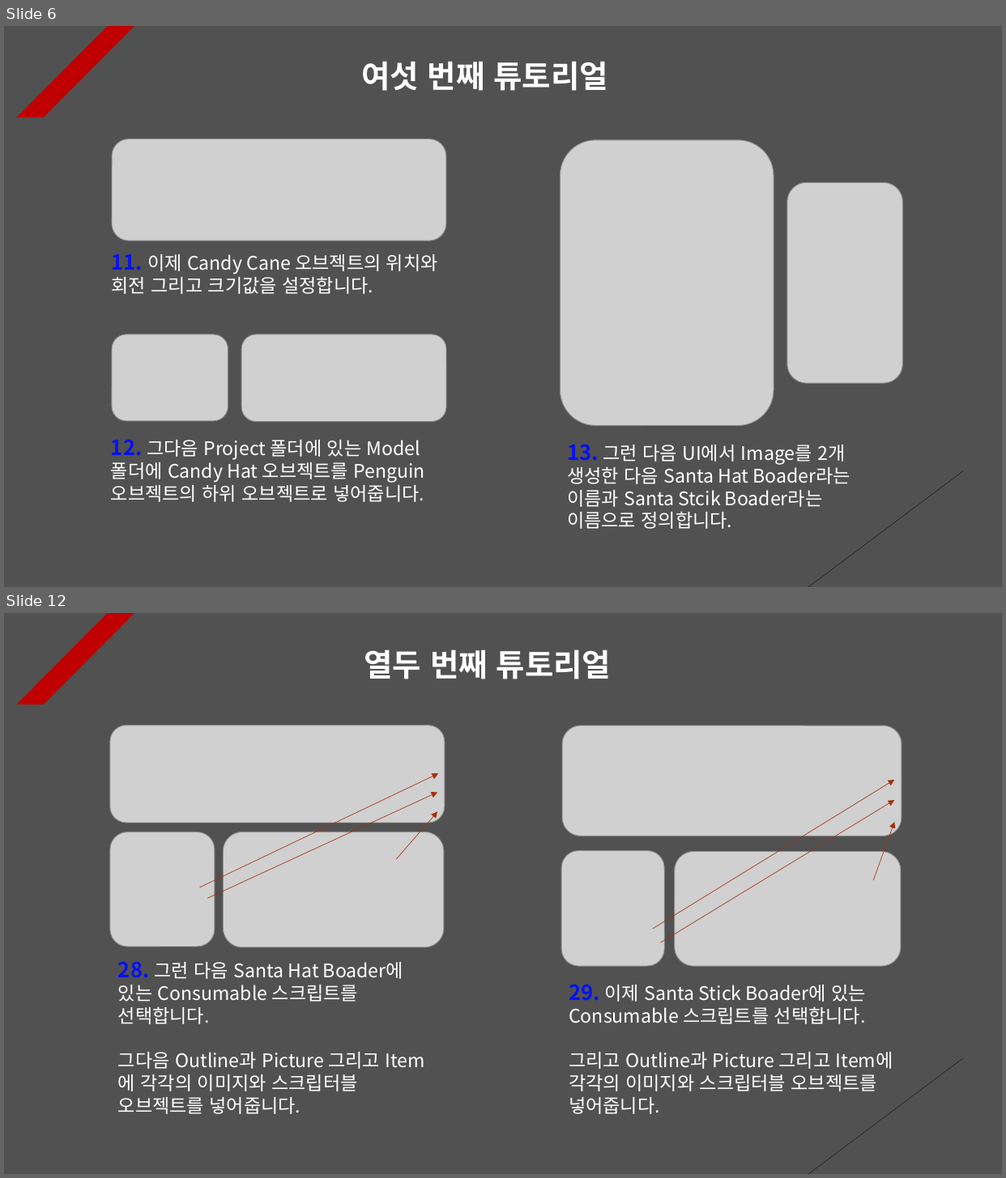
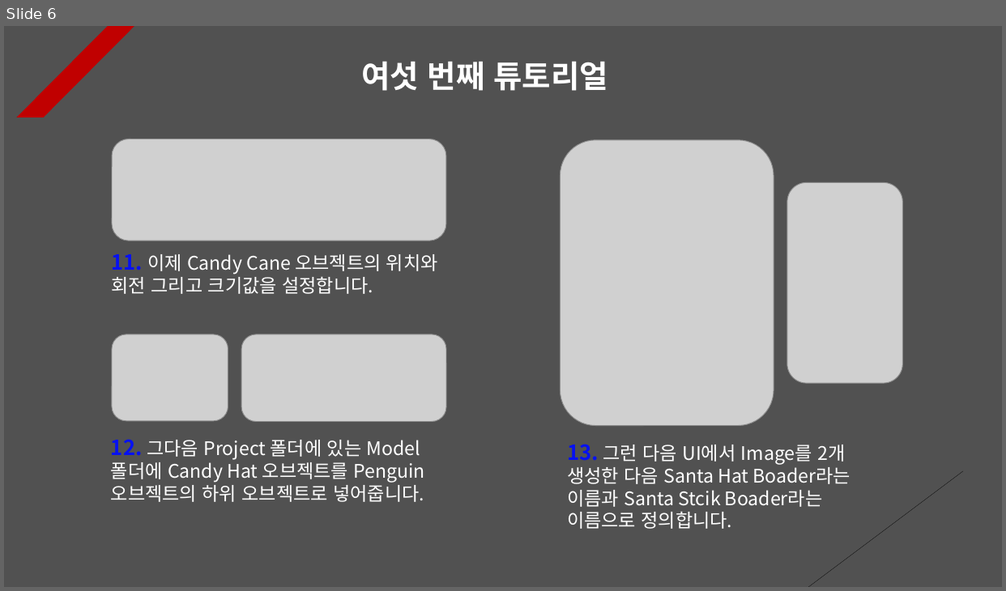
Before and after one commit to Unity2033/3D-UnityEngine, a slide deck: Assets/Class/Raycast/PPT Data/RayCast Example.pptx. Shown one above the other, each under a label of ours: slides 6 and 12 before the commit, slide 6 after it; the slides between them are not shown. The pictures are 1006x1178 and 1006x591 pixels, drawn with LibreOffice and Linux fonts; fonts in the diff are those of the drawing; grey boxes stand for pictures. Boxes give left, top, right and bottom in pixels: in the first picture for what was removed or moved away, otherwise in the second. Text is boxed around its words. In the diff, an @@ line names an element or a change of style, - is before the commit and + after.

```diff
--- a/Assets/Class/Raycast/PPT Data/RayCast Example.pptx
+++ b/Assets/Class/Raycast/PPT Data/RayCast Example.pptx
@@ slide 12 removed at (x1=4, y1=613, x2=1002, y2=1174), background #515151; not listed: 2 template elements that a slide beside it also shows @@
@@ text removed at (x1=364, y1=649, x2=612, y2=679) @@
-열두 번째 튜토리얼
@@ picture removed at (x1=110, y1=726, x2=445, y2=823) @@
@@ picture removed at (x1=562, y1=726, x2=901, y2=836) @@
@@ arrow removed from (199, 888) to (438, 774) @@
@@ arrow removed from (653, 929) to (895, 780) @@
@@ arrow removed from (207, 898) to (437, 793) @@
@@ arrow removed from (661, 943) to (895, 800) @@
@@ arrow removed from (396, 859) to (437, 812) @@
@@ arrow removed from (873, 880) to (895, 822) @@
@@ picture removed at (x1=110, y1=833, x2=215, y2=947) @@
@@ picture removed at (x1=224, y1=833, x2=444, y2=948) @@
@@ picture removed at (x1=562, y1=851, x2=665, y2=966) @@
@@ picture removed at (x1=675, y1=852, x2=901, y2=966) @@
@@ text removed at (x1=118, y1=961, x2=403, y2=1114) @@
-28. 그런 다음 Santa Hat Boader에 있는 Consumable 스크립트를 선택합니다.
-그다음 Outline과 Picture 그리고 Item에 각각의 이미지와 스크립터블 오브젝트를 넣어줍니다.
@@ text removed at (x1=569, y1=984, x2=893, y2=1114) @@
-29. 이제 Santa Stick Boader에 있는 Consumable 스크립트를 선택합니다.
-그리고 Outline과 Picture 그리고 Item에 각각의 이미지와 스크립터블 오브젝트를 넣어줍니다.
```
Also in this commit, not shown: 8 other slides removed, 40 other files.
